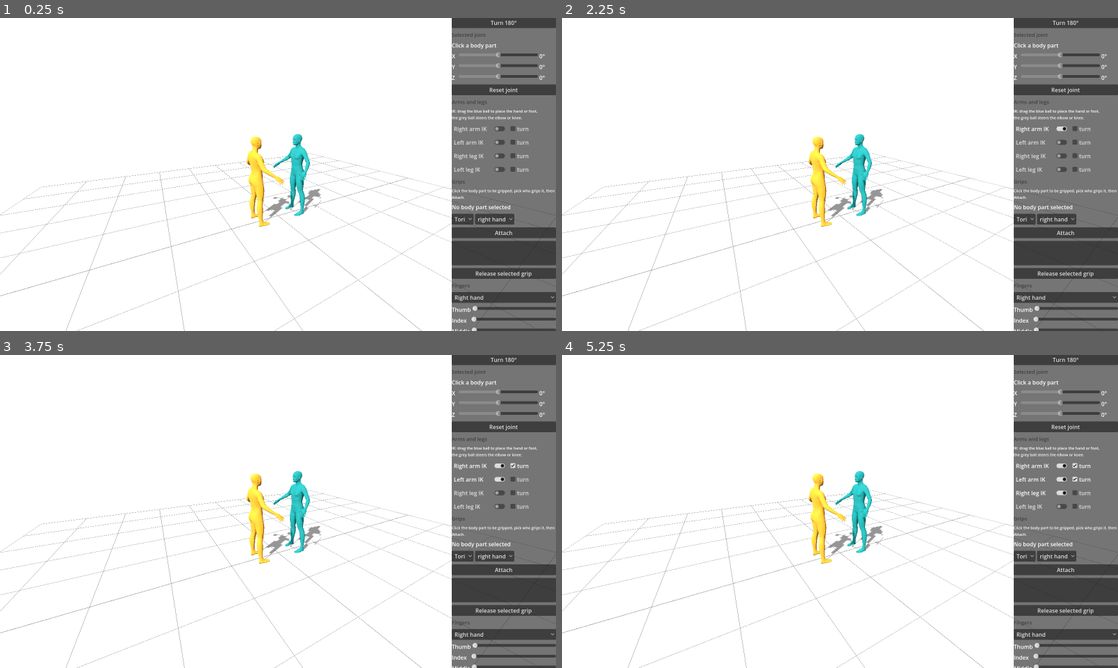
Above: before the commit, frames 1-4 (two rows, left to right).
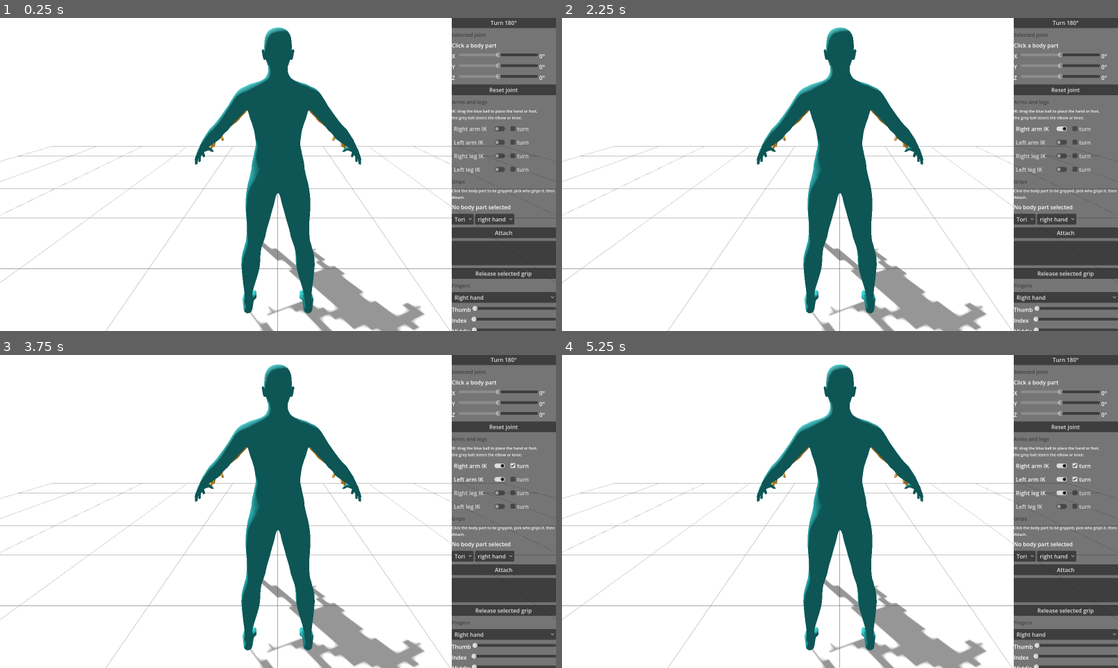
Above: after the commit, the same moments.

Repository: jop3/kamae
Game: Godot game, scene res://src/app/Main.tscn
Two runs of this game, one before a commit and one after it. Both use one fixed random seed, a clock stepped at 60 frames per second and the inputs below.
Inputs:
- Up to frame 1 (0.25 s): no input
- Up to frame 2 (2.25 s): click "Release selected grip" at 0.5 s; click "Turn 180°" at 1.25 s; click "Right arm IK" at 2 s
- Up to frame 3 (3.75 s): click "turn" at 2.75 s; click "Left arm IK" at 3.5 s
- Up to frame 4 (5.25 s): click "turn" at 4.25 s; click "Right leg IK" at 5 s

The runs differ from the first frame. In frame 1, 14% of the frame differs, in the area x 0-97%, y 2-100%; in frame 2, 14%; in frame 3, 14%; in frame 4, 14%.
Error after the commit: Parse Error: Cannot infer the type of "k2" variable because the value doesn't have a set type. (res://src/weapons/Weapon.gd:130)

Commit message:
WIP: weapons, camera presets and CI workflow (agent snapshot, unverified)
Intermediate snapshot taken while parallel agents were still working; see
docs/handoff.md 'Follow-up session' for what each piece is meant to be and
how to verify it.

Co-Authored-By: Claude Fable 5.1 <noreply@anthropic.com>
Claude-Session: https://claude.ai/code/session_01UcSQsWZzi6KyCSo7jtnhzd

Diff:
--- a/src/app/Main.gd
+++ b/src/app/Main.gd
@@ -39,9 +39,8 @@
 
 
 func frame_all() -> void:
-	var axis: Dictionary = posing_scene.tori_uke_axis()
-	var center: Vector3 = axis["center"] + Vector3(0, 0.9, 0)
-	camera.look_from(Vector3(1, 0.35, 0.6), center, 4.0)
+	camera.fov = CameraPresets.FOV_DEG
+	camera.apply_preset(CameraPresets.front(posing_scene))
 
 
 func _on_export_requested(transparent: bool) -> void:
--- a/src/app/OrbitCamera.gd
+++ b/src/app/OrbitCamera.gd
@@ -48,6 +48,11 @@
 	_apply()
 
 
+## Apply a CameraPresets result: {direction, center, distance}.
+func apply_preset(p: Dictionary) -> void:
+	look_from(p["direction"], p["center"], p["distance"])
+
+
 func _apply() -> void:
 	var offset := Vector3(sin(yaw) * cos(pitch), sin(pitch), cos(yaw) * cos(pitch)) * distance
 	global_position = target + offset
--- a/src/posing/GripDirector.gd
+++ b/src/posing/GripDirector.gd
@@ -24,6 +24,10 @@
 	scene = posing_scene
 	controller = pose_controller
 	scene.characters_changed.connect(_on_characters_changed)
+	scene.weapons_changed.connect(_on_weapons_changed)
+	# Weapon-driven grips are applied at frame start, before any skeleton solves.
+	set_process_internal(true)
+	process_priority = -10
 
 
 # ---------------------------------------------------------------- editing
@@ -50,6 +54,106 @@
 	controller.undo.commit_action()
 
 
+## Puts a weapon in `gripper`'s hand: the weapon becomes hand-driven at `t`. With `snap` the hand
+## keeps its place and the weapon moves to the canonical hold; otherwise the current geometry is
+## kept as the hold offset.
+func hold_weapon(gripper: CharacterRig, hand: String, weapon: Weapon, t: float, roll_deg: float = 0.0, snap := true) -> void:
+	_drop_grips_on(weapon, gripper.character_id, hand)
+	weapon.drive = "hand"
+	weapon.set_hold(gripper.character_id, hand, t, roll_deg)
+	var hand_world := gripper.bone_world_transform(hand + "Hand")
+	if snap:
+		weapon.global_transform = hand_world * weapon.hold["offset"]
+	else:
+		weapon.set_hold_offset_from_current(hand_world)
+	_rebuild()
+
+
+## Attaches a second (or any) hand to a weapon at `t`. With `snap`, the hand's IK target is first
+## moved to the canonical hand pose for that point, so the grip is a real hold.
+func attach_to_weapon(gripper: CharacterRig, hand: String, weapon: Weapon, t: float, snap := true) -> Grip:
+	if snap:
+		gripper.set_limb_mode(hand + "Arm", Limb.Mode.IK)
+		var limb: Limb = gripper.limbs[hand + "Arm"]
+		limb.target.global_transform = weapon.global_transform * weapon.hold_offset(hand, t, 0.0).affine_inverse()
+	var grip := Grip.new()
+	grip.gripper_id = gripper.character_id
+	grip.hand = hand
+	grip.target = GripTarget.for_weapon(scene, weapon.weapon_id, t)
+	grip.target.bind(scene)
+	if snap:
+		grip.offset = grip.target.world_transform().affine_inverse() * (weapon.global_transform * weapon.hold_offset(hand, t, 0.0).affine_inverse())
+	else:
+		grip.offset = grip.target.world_transform().affine_inverse() * gripper.bone_world_transform(hand + "Hand")
+	_add(grip)
+	return grip
+
+
+## Switches who drives whom without moving anything. "weapon": the holder's hand becomes an
+## ordinary grip on the weapon at the hold's t. "hand": the weapon hangs off that hand again.
+func set_weapon_drive(weapon: Weapon, mode: String) -> void:
+	if weapon.drive == mode:
+		return
+	if mode == "weapon":
+		weapon.drive = "weapon"
+		if not weapon.hold.is_empty():
+			var holder := scene.get_character(weapon.hold["character"])
+			if holder:
+				attach_to_weapon(holder, weapon.hold["hand"], weapon, weapon.hold["t"], false)
+	else:
+		if weapon.hold.is_empty():
+			return
+		var holder := scene.get_character(weapon.hold["character"])
+		if holder == null:
+			return
+		var existing := grip_on_limb(holder.character_id, weapon.hold["hand"] + "Arm")
+		if existing and existing.target.kind == GripTarget.Kind.WEAPON and existing.target.weapon_id == weapon.weapon_id:
+			_remove(existing)
+		weapon.drive = "hand"
+		weapon.set_hold_offset_from_current(holder.bone_world_transform(weapon.hold["hand"] + "Hand"))
+	_rebuild()
+
+
+## Distance between two anchor points on two weapons, in metres.
+func contact_gap(a: Weapon, t_a: float, b: Weapon, t_b: float) -> float:
+	return a.anchor_transform(t_a).origin.distance_to(b.anchor_transform(t_b).origin)
+
+
+## Translates so the two anchor points touch: the weapon-driven weapon moves (b preferred), or
+## if both are hand-driven, `mover`'s holder hand IK target moves.
+func close_gap(a: Weapon, t_a: float, b: Weapon, t_b: float, mover: Weapon = null) -> void:
+	var delta := a.anchor_transform(t_a).origin - b.anchor_transform(t_b).origin
+	var target_weapon: Weapon = mover if mover else (b if b.drive == "weapon" else (a if a.drive == "weapon" else b))
+	if target_weapon == a:
+		delta = -delta
+	if target_weapon.drive == "weapon" or target_weapon.hold.is_empty():
+		target_weapon.global_position += delta
+		return
+	var holder := scene.get_character(target_weapon.hold["character"])
+	if holder == null:
+		return
+	var limb: Limb = holder.limbs[target_weapon.hold["hand"] + "Arm"]
+	holder.set_limb_mode(limb.key, Limb.Mode.IK)
+	limb.target.global_position += delta
+
+
+func _drop_grips_on(weapon: Weapon, gripper_id: String, hand: String) -> void:
+	for grip in grips.duplicate():
+		if grip.gripper_id == gripper_id and grip.hand == hand:
+			_remove(grip)
+
+
+func _on_weapons_changed() -> void:
+	for grip in grips.duplicate():
+		if grip.target.kind == GripTarget.Kind.WEAPON and scene.get_weapon(grip.target.weapon_id) == null:
+			_remove(grip)
+	for weapon in scene.weapons:
+		if not weapon.hold.is_empty() and scene.get_character(weapon.hold["character"]) == null:
+			weapon.hold = {}
+			weapon.drive = "weapon"
+	_rebuild()
+
+
 func grips_for(character_id: String) -> Array[Grip]:
 	var out: Array[Grip] = []
 	for grip in grips:
@@ -102,7 +206,7 @@
 		var target_alive: bool = grip.target.kind != GripTarget.Kind.BONE or scene.get_character(grip.target.character_id) != null
 		if gripper == null or not target_alive:
 			_remove(grip)
-	_rebuild()
+	_on_weapons_changed()
 
 
 # ---------------------------------------------------------------- evaluation
@@ -124,9 +228,7 @@
 	for id in ids:
 		depends[id] = []
 	for grip in grips:
-		if grip.target.kind != GripTarget.Kind.BONE:
-			continue
-		var before: String = grip.target.character_id
+		var before: String = _target_owner_character(grip)
 		if before in ids and grip.gripper_id in ids and before != grip.gripper_id:
 			depends[grip.gripper_id].append(before)
 	var ordered: Array[String] = []
@@ -154,17 +256,34 @@
 			scene.move_child(rig, i)
 
 
+## The character whose skeleton the grip's target hangs off: the bone's character, or the holder
+## of a hand-driven weapon. Empty for weapon-driven weapons.
+func _target_owner_character(grip: Grip) -> String:
+	if grip.target.kind == GripTarget.Kind.BONE:
+		return grip.target.character_id
+	var weapon := scene.get_weapon(grip.target.weapon_id)
+	if weapon and weapon.drive == "hand" and not weapon.hold.is_empty():
+		return weapon.hold["character"]
+	return ""
+
+
 func _reconnect() -> void:
 	for id in _connected.keys():
 		var rig := scene.get_character(id)
 		if rig and rig.skeleton.skeleton_updated.is_connected(_connected[id]):
 			rig.skeleton.skeleton_updated.disconnect(_connected[id])
 	_connected.clear()
-	# One connection per character that something grips, firing while its pose is live.
-	for grip in grips:
-		if grip.target.kind != GripTarget.Kind.BONE:
-			continue
-		var id: String = grip.target.character_id
+	# One connection per character that something grips or that holds a hand-driven weapon,
+	# firing while its pose is live.
+	var ids: Array[String] = []
+	for grip in grips:
+		var owner := _target_owner_character(grip)
+		if owner != "":
+			ids.append(owner)
+	for weapon in scene.weapons:
+		if weapon.drive == "hand" and not weapon.hold.is_empty():
+			ids.append(weapon.hold["character"])
+	for id in ids:
 		if _connected.has(id):
 			continue
 		var rig := scene.get_character(id)
@@ -176,16 +295,32 @@
 
 
 func _apply_grips_targeting(character_id: String) -> void:
-	for grip in grips:
-		if grip.target.kind == GripTarget.Kind.BONE and grip.target.character_id == character_id:
+	var rig := scene.get_character(character_id)
+	# Hand-driven weapons follow their holder's hand first, so grips on them see the live weapon.
+	for weapon in scene.weapons:
+		if weapon.drive == "hand" and not weapon.hold.is_empty() and weapon.hold["character"] == character_id and rig:
+			weapon.global_transform = rig.bone_world_transform(weapon.hold["hand"] + "Hand") * weapon.hold["offset"]
+	for grip in grips:
+		if _target_owner_character(grip) == character_id:
 			_apply(grip)
 
 
-## Weapon-anchored grips have no skeleton to hang off, so they are refreshed every frame.
-func _process(_delta: float) -> void:
-	for grip in grips:
-		if grip.target.kind != GripTarget.Kind.BONE:
-			_apply(grip)
+## Weapon-driven weapons have no skeleton to hang off, so their grips are refreshed at the start
+## of every frame, before the skeletons solve.
+func _notification(what: int) -> void:
+	if what == NOTIFICATION_INTERNAL_PROCESS:
+		for grip in grips:
+			if grip.target.kind == GripTarget.Kind.WEAPON and _target_owner_character(grip) == "":
+				_apply(grip)
+
+
+## Where the weapon currently hangs (hand-driven), refreshed for callers outside skeleton_updated.
+func refresh_hand_driven() -> void:
+	for weapon in scene.weapons:
+		if weapon.drive == "hand" and not weapon.hold.is_empty():
+			var rig := scene.get_character(weapon.hold["character"])
+			if rig:
+				weapon.global_transform = rig.bone_world_transform(weapon.hold["hand"] + "Hand") * weapon.hold["offset"]
 
 
 func _apply(grip: Grip) -> void:
--- /dev/null
+++ b/src/scene/CameraPresets.gd
@@ -0,0 +1,62 @@
+class_name CameraPresets
+extends RefCounted
+## Camera presets (spec §5.7): Front looks along the Tori→primary-Uke line, Side perpendicular to it.
+## Both sit 1.4 m high and frame every visible character. Each returns
+## {direction: Vector3, center: Vector3, distance: float} for OrbitCamera.apply_preset().
+
+const HEIGHT := 1.4
+const FOV_DEG := 50.0
+const MARGIN := 1.25
+## Bones whose world positions bound a character well enough for framing.
+const FRAME_BONES := ["Hips", "Head", "RightHand", "LeftHand", "RightFoot", "LeftFoot"]
+
+
+static func front(scene: PosingScene) -> Dictionary:
+	var axis: Dictionary = scene.tori_uke_axis()
+	var along: Vector3 = axis["to"] - axis["from"]
+	along.y = 0.0
+	if along.length() < 0.001:
+		along = Vector3(0, 0, 1)
+	return _preset(scene, -along.normalized())
+
+
+static func side(scene: PosingScene) -> Dictionary:
+	var axis: Dictionary = scene.tori_uke_axis()
+	var along: Vector3 = axis["to"] - axis["from"]
+	along.y = 0.0
+	if along.length() < 0.001:
+		along = Vector3(0, 0, 1)
+	return _preset(scene, along.normalized().cross(Vector3.UP).normalized())
+
+
+## Direction is the horizontal unit vector from the scene centre towards the camera.
+static func _preset(scene: PosingScene, horizontal: Vector3) -> Dictionary:
+	var sphere := bounding_sphere(scene)
+	var center: Vector3 = sphere["center"]
+	var radius: float = sphere["radius"]
+	var distance := radius / tan(deg_to_rad(FOV_DEG) * 0.5) * MARGIN
+	# The camera sits at HEIGHT; aim at the sphere centre from there.
+	var eye := center + horizontal * distance
+	eye.y = HEIGHT
+	var direction := (eye - center).normalized()
+	return {"direction": direction, "center": center, "distance": eye.distance_to(center)}
+
+
+## Bounding sphere over the framing bones of every visible character.
+static func bounding_sphere(scene: PosingScene) -> Dictionary:
+	var points: Array[Vector3] = []
+	for rig in scene.characters:
+		if not rig.visible:
+			continue
+		for bone in FRAME_BONES:
+			points.append(rig.bone_world_transform(bone).origin)
+	if points.is_empty():
+		return {"center": Vector3(0, 0.9, 0), "radius": 1.0}
+	var sum := Vector3.ZERO
+	for p in points:
+		sum += p
+	var center := sum / points.size()
+	var radius := 0.0
+	for p in points:
+		radius = maxf(radius, center.distance_to(p))
+	return {"center": center, "radius": maxf(radius, 0.5)}
--- a/src/scene/PosingScene.gd
+++ b/src/scene/PosingScene.gd
@@ -3,11 +3,13 @@
 ## Owns the list of characters in the scene. 2–5 characters, each a CharacterRig.
 
 signal characters_changed
+signal weapons_changed
 
 const MAX_CHARACTERS := 5
 const MIN_CHARACTERS := 1
 
 var characters: Array[CharacterRig] = []
+var weapons: Array[Weapon] = []
 
 
 func add_character(id: String, display_name: String, role: String, color: Color = Color.TRANSPARENT) -> CharacterRig:
@@ -35,8 +37,29 @@
 	characters_changed.emit()
 
 
-## Weapons arrive in M3W; the lookup exists now so GripTarget can resolve both kinds of target.
-func get_weapon(_id: String) -> Node3D:
+func add_weapon(id: String, type: String) -> Weapon:
+	assert(get_weapon(id) == null, "Duplicate weapon id %s" % id)
+	var weapon := Weapon.new()
+	add_child(weapon)
+	weapon.setup(id, type)
+	weapons.append(weapon)
+	weapons_changed.emit()
+	return weapon
+
+
+func remove_weapon(id: String) -> void:
+	var weapon := get_weapon(id)
+	if weapon == null:
+		return
+	weapons.erase(weapon)
+	weapon.queue_free()
+	weapons_changed.emit()
+
+
+func get_weapon(id: String) -> Weapon:
+	for w in weapons:
+		if w.weapon_id == id:
+			return w
 	return null
 
 
--- /dev/null
+++ b/src/weapons/Weapon.gd
@@ -0,0 +1,156 @@
+class_name Weapon
+extends Node3D
+## A training weapon (bokken, jo, tanto) with a procedural mesh. Local +Y runs from the butt
+## (t = 0) to the tip (t = 1); the edge, where there is one, faces -Z.
+##
+## Either a hand drives the weapon ("hand": the weapon hangs off its holder's hand bone through
+## `hold`) or the weapon drives the hands ("weapon": the weapon is placed freely and every hand on
+## it, the holder's included, is an ordinary weapon grip).
+
+const DEFAULTS := {
+	"bokken": {"length": 1.02, "tsuka": 0.24},
+	"jo": {"length": 1.28, "tsuka": 0.30},
+	"tanto": {"length": 0.30, "tsuka": 0.12},
+}
+const WOOD := Color("a0703a")
+const BOKKEN_CURVE := 0.02
+
+## Hand-local axes measured on the mannequin: +Y wrist -> fingers; palm width little -> index;
+## palm normal back -> palm.
+const PALM_WIDTH := {"Right": Vector3(0.48, 0.13, 0.87), "Left": Vector3(-0.66, 0.10, 0.75)}
+const PALM_NORMAL := {"Right": Vector3(-0.88, 0.10, 0.47), "Left": Vector3(-0.75, -0.06, -0.65)}
+
+var weapon_id: String = ""
+var type: String = "bokken"
+var length: float = 1.02
+var tsuka: float = 0.24
+var drive: String = "hand"        ## "hand" | "weapon"
+## {character, hand, t, roll_deg, offset} while a hand drives it; empty otherwise.
+var hold: Dictionary = {}
+
+var _mesh_instance: MeshInstance3D
+
+
+func setup(id: String, weapon_type: String) -> void:
+	weapon_id = id
+	name = id
+	type = weapon_type
+	var d: Dictionary = DEFAULTS.get(type, DEFAULTS["bokken"])
+	length = d["length"]
+	tsuka = d["tsuka"]
+	_build_mesh()
+
+
+## Point along the weapon, world space, +Y aligned with the weapon axis.
+func anchor_transform(t: float) -> Transform3D:
+	return global_transform * Transform3D(Basis.IDENTITY, Vector3(0, t * length, 0) + _curve_offset(t))
+
+
+func _curve_offset(t: float) -> Vector3:
+	if type != "bokken":
+		return Vector3.ZERO
+	return Vector3(0, 0, BOKKEN_CURVE * t * t)
+
+
+# ---------------------------------------------------------------- hand-driven hold mapping
+
+## Weapon frame expressed in the hand bone frame for the canonical hold: axis along the palm
+## width (little finger -> thumb side), edge into the palm.
+static func canonical_basis(hand: String) -> Basis:
+	var y: Vector3 = (PALM_WIDTH[hand] as Vector3).normalized()
+	var edge: Vector3 = PALM_NORMAL[hand]
+	var z: Vector3 = -(edge - y * edge.dot(y)).normalized()
+	var x := y.cross(z).normalized()
+	return Basis(x, y, z)
+
+
+## hand_world * hold_offset(t, roll) = weapon_world.
+func hold_offset(hand: String, t: float, roll_deg: float) -> Transform3D:
+	var b := canonical_basis(hand).rotated(canonical_basis(hand).y, deg_to_rad(roll_deg))
+	return Transform3D(b, Vector3.ZERO) * Transform3D(Basis.IDENTITY, -(Vector3(0, t * length, 0) + _curve_offset(t)))
+
+
+## Sets the hold so the weapon hangs off `character`'s `hand` at the canonical pose.
+func set_hold(character: String, hand: String, t: float, roll_deg: float = 0.0) -> void:
+	hold = {"character": character, "hand": hand, "t": t, "roll_deg": roll_deg,
+		"offset": hold_offset(hand, t, roll_deg)}
+
+
+## Keeps the weapon where it is relative to the holder's hand (for mode switching).
+func set_hold_offset_from_current(hand_world: Transform3D) -> void:
+	if hold.is_empty():
+		return
+	hold["offset"] = hand_world.affine_inverse() * global_transform
+
+
+func to_dict() -> Dictionary:
+	var h := hold.duplicate()
+	return {"id": weapon_id, "type": type, "drive": drive, "hold": h, "transform": global_transform}
+
+
+# ---------------------------------------------------------------- mesh
+
+func _build_mesh() -> void:
+	if _mesh_instance:
+		_mesh_instance.queue_free()
+	_mesh_instance = MeshInstance3D.new()
+	add_child(_mesh_instance)
+	var st := SurfaceTool.new()
+	st.begin(Mesh.PRIMITIVE_TRIANGLES)
+	var rings: Array = []
+	var segments := 12
+	match type:
+		"jo":
+			for i in segments + 1:
+				var t := float(i) / segments
+				rings.append(_ring_round(t, lerpf(0.012, 0.010, t), 10))
+		"tanto":
+			for i in segments + 1:
+				var t := float(i) / segments
+				rings.append(_ring_box(t, 0.0125 * (1.0 if t < 0.9 else (1.0 - t) * 10.0), 0.006))
+		_:
+			for i in segments + 1:
+				var t := float(i) / segments
+				var w := 0.015 if t < 0.95 else 0.015 * (1.0 - t) * 20.0
+				rings.append(_ring_box(t, w, 0.010))
+	for r in rings.size() - 1:
+		var a: Array = rings[r]
+		var b: Array = rings[r + 1]
+		var n: int = a.size()
+		for k in n:
+			var k2 := (k + 1) % n
+			st.add_vertex(a[k]); st.add_vertex(b[k]); st.add_vertex(b[k2])
+			st.add_vertex(a[k]); st.add_vertex(b[k2]); st.add_vertex(a[k2])
+	# caps
+	for cap in [rings[0], rings[rings.size() - 1]]:
+		var c := Vector3.ZERO
+		for v in cap: c += v
+		c /= cap.size()
+		for k in cap.size():
+			var k2 := (k + 1) % cap.size()
+			if cap == rings[0]:
+				st.add_vertex(c); st.add_vertex(cap[k2]); st.add_vertex(cap[k])
+			else:
+				st.add_vertex(c); st.add_vertex(cap[k]); st.add_vertex(cap[k2])
+	st.generate_normals()
+	var mat := StandardMaterial3D.new()
+	mat.albedo_color = WOOD
+	mat.roughness = 0.7
+	st.set_material(mat)
+	_mesh_instance.mesh = st.commit()
+
+
+func _ring_box(t: float, half_x: float, half_z: float) -> Array:
+	var c := Vector3(0, t * length, 0) + _curve_offset(t)
+	# Edge on -Z: pinch the -Z side for the bokken.
+	var zn := half_z if type != "bokken" else half_z * 0.3
+	return [c + Vector3(-half_x, 0, -zn), c + Vector3(half_x, 0, -zn), c + Vector3(half_x, 0, half_z), c + Vector3(-half_x, 0, half_z)]
+
+
+func _ring_round(t: float, radius: float, n: int) -> Array:
+	var out := []
+	var c := Vector3(0, t * length, 0)
+	for i in n:
+		var a := TAU * i / n
+		out.append(c + Vector3(cos(a) * radius, 0, sin(a) * radius))
+	return out
--- /dev/null
+++ b/tests/test_camera.gd
@@ -0,0 +1,50 @@
+extends SceneTree
+## Camera preset test: Front/Side frame every character and Front looks along the Tori→Uke line.
+
+var failures := 0
+func check(cond: bool, msg: String) -> void:
+	if cond: print("PASS ", msg)
+	else: failures += 1; print("FAIL ", msg)
+
+var scene: PosingScene
+var cam: OrbitCamera
+
+
+func _initialize() -> void:
+	await process_frame
+	var world := Node3D.new(); root.add_child(world)
+	scene = PosingScene.new(); world.add_child(scene); scene.setup_default()
+	var uke2: CharacterRig = scene.add_character("uke2", "Uke 2", "Uke")
+	uke2.position = Vector3(1.2, 0, 0.3)
+	cam = OrbitCamera.new(); world.add_child(cam); cam.make_current()
+	cam.fov = CameraPresets.FOV_DEG
+	root.size = Vector2i(1600, 900)
+	await settle()
+
+	for name in ["front", "side"]:
+		var p: Dictionary = CameraPresets.front(scene) if name == "front" else CameraPresets.side(scene)
+		cam.apply_preset(p)
+		await settle()
+		check(absf(cam.global_position.y - CameraPresets.HEIGHT) < 0.01, "%s camera is %.2f m high" % [name, cam.global_position.y])
+		for rig in scene.characters:
+			for bone in ["Head", "RightFoot", "LeftFoot"]:
+				var pos: Vector3 = rig.bone_world_transform(bone).origin
+				check(cam.is_position_in_frustum(pos), "%s: %s %s in frustum" % [name, rig.id, bone])
+
+	var axis: Dictionary = scene.tori_uke_axis()
+	var line: Vector3 = axis["to"] - axis["from"]
+	line.y = 0.0
+	cam.apply_preset(CameraPresets.front(scene))
+	await settle()
+	var view: Vector3 = -cam.global_transform.basis.z
+	view.y = 0.0
+	var angle := rad_to_deg(view.normalized().angle_to(line.normalized()))
+	check(angle < 5.0, "front view is along the Tori→Uke line (%.1f°)" % angle)
+
+	print("RESULT %s (%d failures)" % ["OK" if failures == 0 else "FAILED", failures])
+	quit(1 if failures > 0 else 0)
+
+
+func settle(frames: int = 2) -> void:
+	for i in frames:
+		await process_frame
Not shown, added: src/scene/CameraPresets.gd.uid
Not shown, added: src/weapons/Weapon.gd.uid
Not shown, added: tests/test_camera.gd.uid
Not shown, added: .github/workflows/tests.yml
